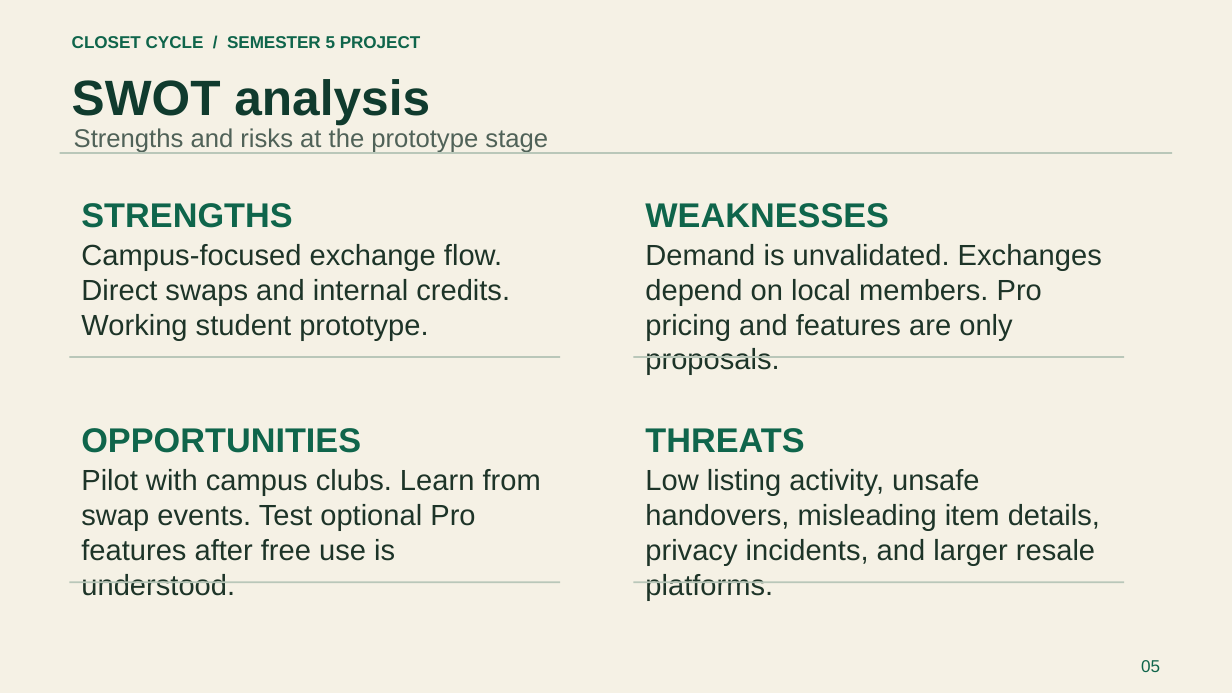
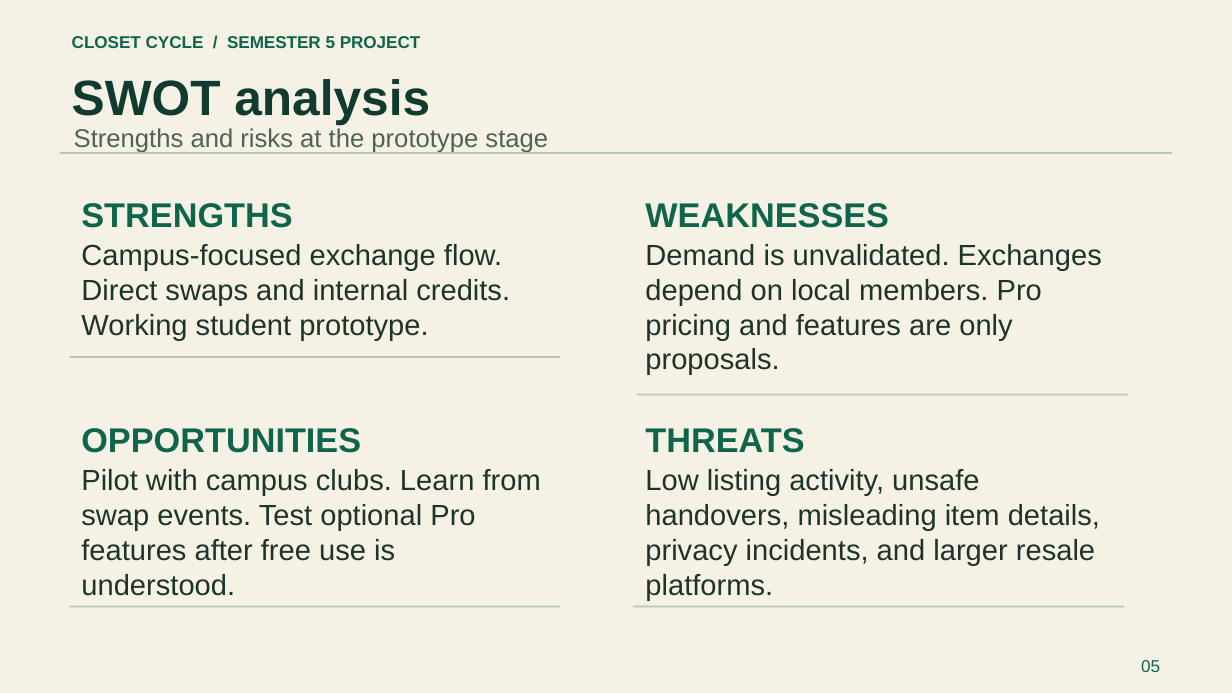
Before and after one commit to Kashish1911/ClosetCycle, a slide deck: slide 5 of deliverables/Closet-Cycle-Startup-Project.pptx. Drawn at 1232x693 pixels with LibreOffice and Linux fonts; fonts in the diff are those of the drawing. Boxes give left, top, right and bottom in pixels: in the first picture for what was removed or moved away, otherwise in the second. Text is boxed around its words. In the diff, an @@ line names an element or a change of style, - is before the commit and + after.

```diff
--- a/deliverables/Closet-Cycle-Startup-Project.pptx
+++ b/deliverables/Closet-Cycle-Startup-Project.pptx
@@ rectangle moved from (x1=633, y1=356, x2=1124, y2=359) to (x1=637, y1=394, x2=1127, y2=397) @@
@@ rectangle moved from (x1=69, y1=582, x2=559, y2=584) to (x1=69, y1=606, x2=559, y2=609) @@
@@ rectangle moved from (x1=633, y1=582, x2=1124, y2=584) to (x1=633, y1=606, x2=1124, y2=609) @@
```
Also in this commit, not shown: 14 other slides changed, 7 other files.
